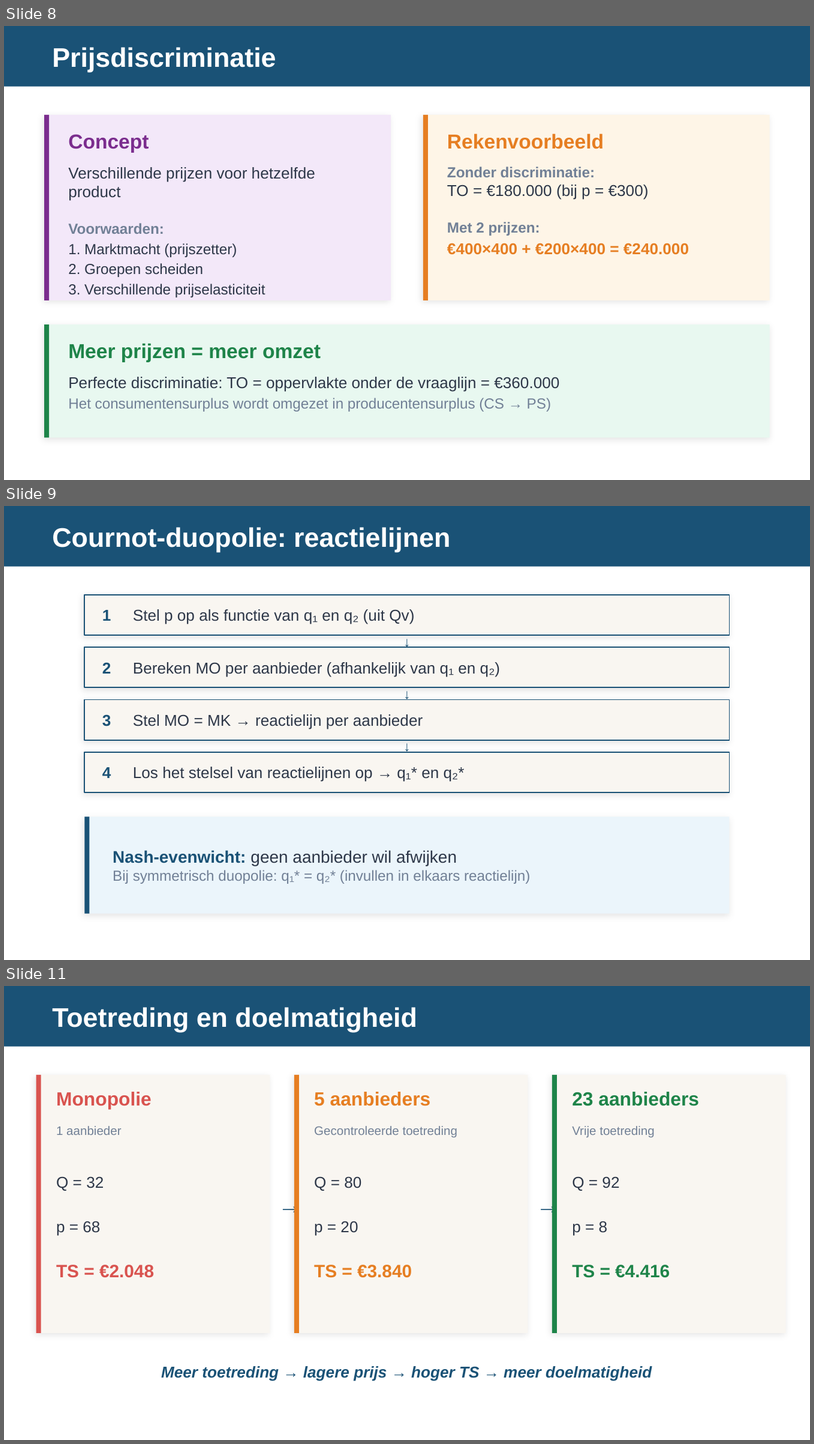
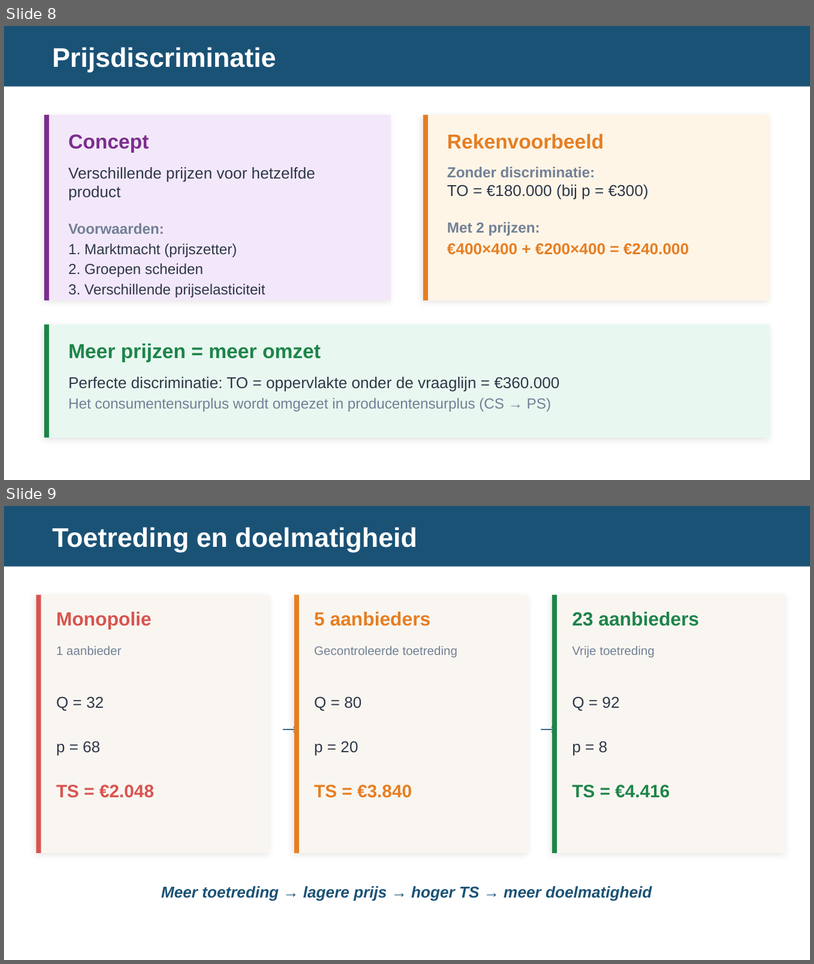
Before and after one commit to meijer1973/economie-vwo4-m3, a slide deck: 3.2 Hoofdstuk 2 - Marktvormen en hun marktevenwicht/3.2.7 Paragraaf 7 - Toepassen/2. Leren/3.2.7 Toepassen – presentatie.pptx. Shown one above the other, each under a label of ours: slides 8, 9 and 11 before the commit, slides 8 and 9 after it; the slides between them are not shown. The pictures are 814x1444 and 814x964 pixels, drawn with LibreOffice and Linux fonts; fonts in the diff are those of the drawing. Boxes give left, top, right and bottom in pixels: in the first picture for what was removed or moved away, otherwise in the second. Text is boxed around its words. In the diff, an @@ line names an element or a change of style, - is before the commit and + after.

```diff
--- a/3.2 Hoofdstuk 2 - Marktvormen en hun marktevenwicht/3.2.7 Paragraaf 7 - Toepassen/2. Leren/3.2.7 Toepassen – presentatie.pptx
+++ b/3.2 Hoofdstuk 2 - Marktvormen en hun marktevenwicht/3.2.7 Paragraaf 7 - Toepassen/2. Leren/3.2.7 Toepassen – presentatie.pptx
@@ slide 9 removed at (4, 506, 810, 960), background #FFFFFF; not listed: 1 template element that a slide beside it also shows @@
@@ text removed at (52, 527, 450, 552) @@
-Cournot-duopolie: reactielijnen
@@ rectangle removed at (84, 595, 730, 635) @@
@@ text removed at (102, 610, 111, 621) @@
-1
@@ text removed at (133, 609, 414, 624) @@
-Stel p op als functie van q₁ en q₂ (uit Qv)
@@ text removed at (84, 635, 730, 647) @@
-↓
@@ rectangle removed at (84, 647, 730, 687) @@
@@ text removed at (102, 662, 111, 673) @@
-2
@@ text removed at (133, 662, 500, 677) @@
-Bereken MO per aanbieder (afhankelijk van q₁ en q₂)
@@ text removed at (84, 687, 730, 700) @@
-↓
@@ rectangle removed at (84, 700, 730, 740) @@
@@ text removed at (102, 714, 111, 726) @@
-3
@@ text removed at (133, 714, 423, 729) @@
-Stel MO = MK → reactielijn per aanbieder
@@ text removed at (84, 740, 730, 752) @@
-↓
@@ rectangle removed at (84, 752, 730, 792) @@
@@ text removed at (102, 767, 111, 778) @@
-4
@@ text removed at (133, 766, 465, 781) @@
-Los het stelsel van reactielijnen op → q₁* en q₂*
@@ rectangle removed at (84, 816, 730, 913) @@
@@ rectangle removed at (84, 816, 89, 913) @@
@@ text removed at (113, 850, 530, 883) @@
-Nash-evenwicht: geen aanbieder wil afwijken
-Bij symmetrisch duopolie: q₁* = q₂* (invullen in elkaars reactielijn)
@@ what was slide 11 is now slide 9 @@
```
Also in this commit, not shown: 1 slide changed, 1 other slide removed.
